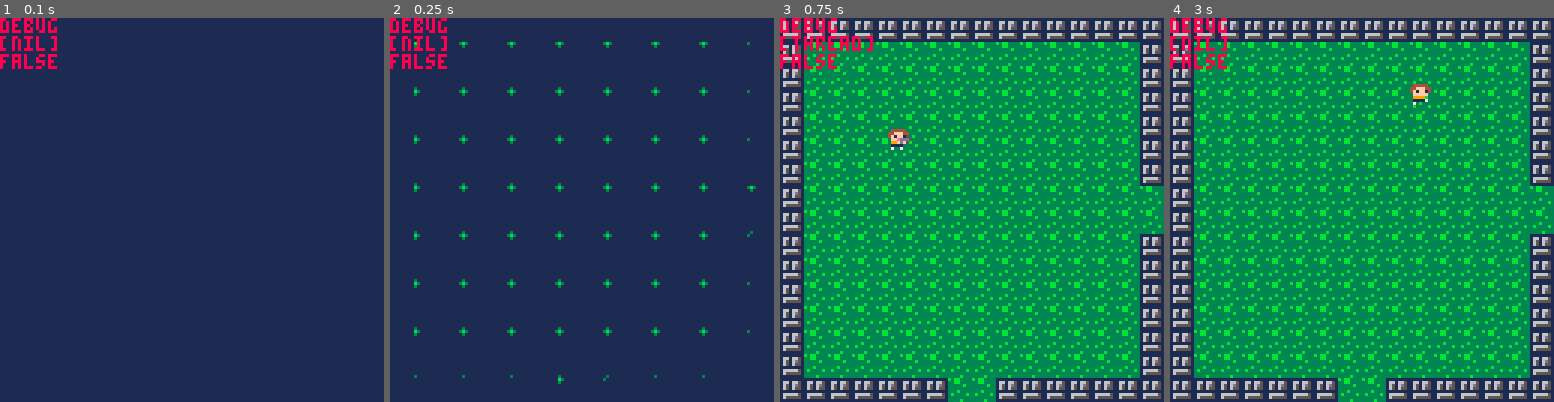
Above: before the commit, frames 1-4 (left to right).
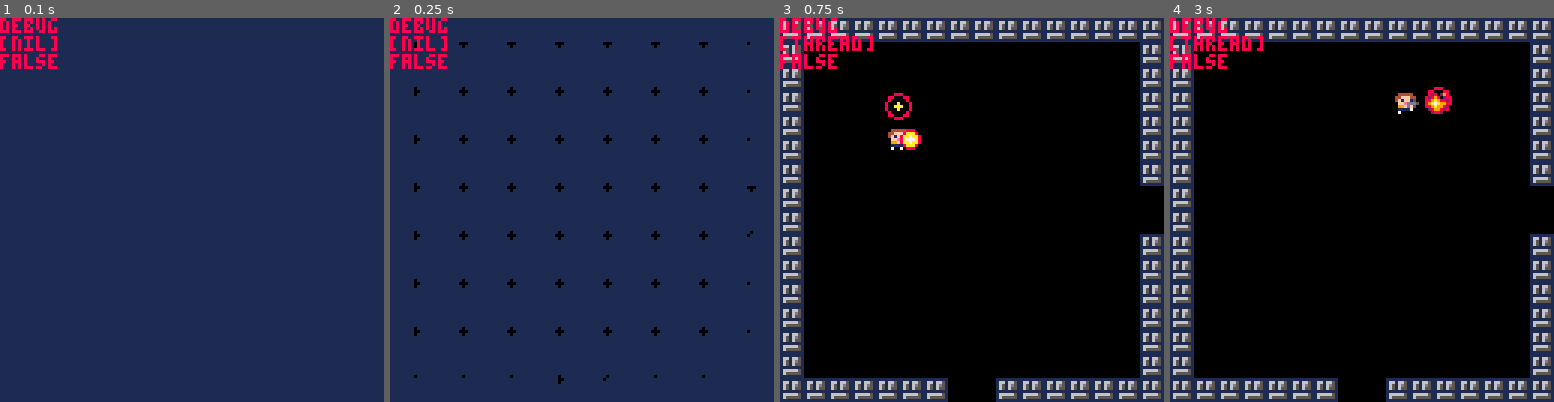
Above: after the commit, the same moments.

Repository: Zerk4112/cutemup
Game: PICO-8 cartridge cutemup.p8
Same seed, same stepped clock (60 frames per second), same inputs: the game is played once before the commit and once after it.
Inputs:
- Up to frame 1 (0.1 s): no input
- Up to frame 2 (0.25 s): no input
- Up to frame 3 (0.75 s): tap X (X key) at 0.33 s; tap O (Z key) at 0.7 s
- Up to frame 4 (3 s): tap X (X key) at 1.07, 1.85, 2.97 s; hold Right 1.6-2.1 s; tap O (Z key) every 0.4 s from 1.7 to 2.9 s; hold Up 2.15-2.42 s; hold Right from 2.47 s (still down)

Frame 1 is identical in both runs. In frame 2, 1.5% of the frame differs, in the area x 6-96%, y 6-96%; in frame 3, 78%; in frame 4, 78%, in the area x 3-100%, y 4-100%.

Commit message:
Finish Shooting Logic Finalize logic surrounding shooting including simple bullet objects List - Modicum of Effort - Renamed sys_ent__coll_check to check_collision - added chx and chy attributes to the player objects, representing the x/y coordinates of each players crosshairs. - Created a coroutine under the player_shoot function to calculate the chx and chy values of the player objects. This coroutine is added to the aroutines table so that it may also draw the crosshair to the screen. - Updated main shooting coroutine to properly delay shot when button is held, play sound effects, and utilize the create_bullet function. - Created the new "create_bullet" function which does what it says. - Implemented a behavior coroutine into the bullet object which checks collision (needs to be updated in next commit) but also checks the original dx/dy values passed in every frame to see if trajectory has changed due collision with the environment. - Moved the ent_drawing_rig function to under the animation and draw helpers tab. - Created a "clean_ent" function which should help with needing full clean up of entities later on. - Implemented a new "shtdelay" attribute to entities for the shooting delay between bullets. - Removed extraneous printh statements Notes

Diff:
--- a/cutemup.p8
+++ b/cutemup.p8
@@ -32,7 +32,7 @@
 	manage_routines()
 	for i, p in pairs(players) do
 		update_coll_box(p)
-		-- sys_ent__coll_check(p)
+		-- check_collision(p)
 	end
 end
 
@@ -65,6 +65,7 @@
 	psstand = {62}
 	for i=0,1 do
 		local p = create_ent(prun, i)
+		p.chx,p.chy=0,0
 		p.coll_box = cmpnt_new_coll_box(2, 2, 4, 4, player_collide)
 		p.logic = create_timer(function()
 			if p.mot.dx<-0.1 or p.mot.dy < -0.1 or p.mot.dx > 0.1 or p.mot.dy > 0.1 then
@@ -73,7 +74,9 @@
 				else
 					p.sprtab = prun
 				end
+				p.moving=true
 			else
+				p.moving=false
 				if p.shooting then
 					p.sprtab = psstand
 				else
@@ -94,17 +97,69 @@
 	-- end
 end
 
+function create_bullet(_x,_y,_s,_a,_id)
+	local id = _id or -2
+	local dx,dy = cos(_a)*_s,sin(_a)*_s
+	local b = create_ent({49,50,51,52}, id, {x=_x,y=_y,w=7,h=7}, {
+		dx=dx, --dx
+		dy=dy, --dy,
+		a=1,
+		mspd=_s,
+		drg=1,
+		ang=_a
+	})
+	b.behavior = create_timer(function()
+		update_coll_box(b)
+		check_collision(b)
+		move_entity(b)
+		if b.mot.dx~=dx or b.mot.dy~=dy then
+			clean_ent(b)
+		end
+		-- yield()
+		-- print(b.mot.dx..","..b.mot.dy, b.pos.x, b.pos.y-6,7)
+		-- print(b.mot.ang, b.pos.x, b.pos.y+6,7)
+
+	end,1,true)
+	add(aroutines,b.behavior)
+	add(entities, b)
+	return b
+end
+
 function player_shoot(p)
-		p.ps = p.sprflip
+	p.ps = p.sprflip
+	local x,y = p.pos.x+3.5,p.pos.y+3.5
+	local a = aget(x,y,x+p.mot.dx,y+p.mot.dy)
+	local ch = create_timer(function()
+		while p.shooting do
+			local ox = 0
+			if (not p.sprflip) ox=7
+			x,y = p.pos.x+3.5,p.pos.y+3.5
+			dx,dy = cos(a)*10, sin(a)*10
+			local nx,ny = x+dx,y+dy
+			p.chx,p.chy = nx,ny
+			circfill(nx,ny,1,10)
+			circ(nx,ny,4,8)
+			yield()
+		end
+	end,1)
 	local r = create_timer(function()
-		local i=0
+		local i=p.shtdelay
 		while btn(4, p.pid) do
 			local ox = 0
 			i+=1
-			if i==10 then
+			if i>=p.shtdelay then
 				i=0
 				if (not p.sprflip) ox=7
-				circfill(p.pos.x+ox, p.pos.y+4,1,8)
+				local px,py = p.pos.x+ox, p.pos.y+4
+				sfx(0)
+				for k=0,2 do
+					circfill(px, py,3,8)
+					circfill(px, py,2,10)
+					circfill(px, py,1,7)
+					yield()
+				end
+				create_bullet(p.chx-3, p.chy-3,1.5,aget(p.pos.x+3.5, p.pos.y+3.5,p.chx,p.chy)+rnd(0.035)-rnd(0.035))
+				yield()
 			end
 			yield()
 		end
@@ -112,6 +167,7 @@
 		p.shooting=false
 	end,1)
 	p.srtn=r
+	add(aroutines, ch)
 	add(aroutines, r)
 end
 
@@ -221,7 +277,7 @@
 	-- end
 	p.behavior=create_timer(function()
 		update_coll_box(p)
-		sys_ent__coll_check(p)
+		check_collision(p)
 		move_entity(p)
 		-- yield()
 		-- print(p.mot.dx..","..p.mot.dy, p.pos.x, p.pos.y-6,7)
@@ -433,6 +489,47 @@
 
 -->8
 -- animation and draw helpers
+function ent_drawing_rig(e)
+	local animi = 1
+	local animpos = true
+	e.prev_tab = e.sprtab
+	local rig = create_timer(function()
+		local gsp = function()
+			local newi = animi
+			local negchk = newi-1<1
+			local poschk = newi+1>#e.sprtab
+			if animpos then
+				if poschk then
+					if e.animwobble then
+						animpos = false
+						if (not negchk) newi-=1
+					else
+						newi=1
+					end
+				else
+					newi += 1
+				end
+
+			else
+				if negchk then
+					animpos=true
+					if (not poschk) newi+=1
+				else
+					newi -=1
+				end
+			end
+			animi=newi
+		end
+		gsp()
+
+		if (e.act) draw_entity(e,animi)
+
+		if (e.prev_tab ~= e.sprtab) animi=1 animpos=true
+
+	end,1,true)
+	return rig
+end
+
 
 function hor_wave_print(_str,_x,_y,_col,_dst, _i,_spd)
 	local dst = _dst or 4
@@ -510,8 +607,18 @@
 
 -->8
 -- entity functions
+function clean_ent(e)
+	del(entities, e)
+	del(routines,e.behavior)
+	del(aroutines,e.behavior)
+	del(routines,e.pathing)
+	del(aroutines,e.pathing)
+	del(aroutines, e.draw_rig)
+end
+
 function create_ent(_sprtab, _pid, _pos, _mot, _coll_box, _pal)
 	local e={
+		shtdelay=10,
 		pid=_pid or 2,
 		sprtab=_sprtab or {240},
 		prev_tab = {}, -- previous animation table, stored to track animation index when it swaps
@@ -529,7 +636,7 @@
 		mot = _mot or {
 			dx=0, --dx
 			dy=0, --dy,
-			a=0.1,
+			a=0.075,
 			mspd=0.7,
 			drg=0.9,
 			ang=0
@@ -544,50 +651,10 @@
 end
 
 
-function ent_drawing_rig(e)
-	local animi = 1
-	local animpos = true
-	e.prev_tab = e.sprtab
-	local rig = create_timer(function()
-		local gsp = function()
-			local newi = animi
-			local negchk = newi-1<1
-			local poschk = newi+1>#e.sprtab
-			if animpos then
-				if poschk then
-					if e.animwobble then
-						animpos = false
-						if (not negchk) newi-=1
-					else
-						newi=1
-					end
-				else
-					newi += 1
-				end
-
-			else
-				if negchk then
-					animpos=true
-					if (not poschk) newi+=1
-				else
-					newi -=1
-				end
-			end
-			animi=newi
-		end
-		gsp()
-
-		if (e.act) draw_entity(e,animi)
-
-		if (e.prev_tab ~= e.sprtab) animi=1 animpos=true
-
-	end,1,true)
-	return rig
-end
 
 function draw_entity(e,i)
 	local ds = function()
-		printh('draw print index: '..i)
+		-- printh('draw print index: '..i)
 		spr(e.sprtab[i],e.pos.x, e.pos.y,1,1, e.sprflip)
 		e.prev_tab = e.sprtab
 	end
@@ -602,7 +669,7 @@
 		for d=0, e.animdelay do
 			ds()
 			yield()
-			if (e.sprtab ~= e.prev_tab) i=1 printh('sprtab~=prev_tab')
+			if (e.sprtab ~= e.prev_tab) i=1 --printh('sprtab~=prev_tab')
 			ds()
 		end
 	else
@@ -881,7 +948,7 @@
 	return touching
 end
 
-function sys_ent__coll_check(e)
+function check_collision(e)
 	-- this function specifically checks the collision between existing entities in the world
 
     collide = false
@@ -943,7 +1010,6 @@
 
 	--if all of those locations are
 	--not solid, the object can
-	--move into that spot.
 	return not (top_left_solid or
 			btm_left_solid or
 			top_right_solid or
@@ -1067,14 +1133,14 @@
 00111100001111000099990000111170071111000099990009999ff009999ff009999ff0000000000009999f0001111f009999f0009f99000f99990000999900
 0011110007007000001111700700000000000070071111000111170071111000711110000000000000f1111000000077001111f0001111000f1111000f1111f0
 07700770000000000070000000000000000000000000070007000000000007000000700000000000000070070000000007007000070007000070700000700700
-00000000000000000000000000000000000000000000000000000000000000000f4444f04f4444f0000000000000000000000000000000000000000000000000
-04444400044444000000000000444440000000000444440000000000044444004f4ff4f04f4ff4f0000000000000000000000000000000000000000000000000
-44fff44044fff44000000000044fff440000000044fff4400000000044fff440491ff190091ff190000000000000000000000000000000000000000000000000
-4f1ff1404f1ff1200000000004f1ff14200000004f1ff120000000004f1ff14009feef9009feef90000000000000000000000000000000000000000000000000
-0ffeef700ffee2277700000000ffeef2277777700ffee227777000000ffeef700099990000999900000000000000000000000000000000000000000000000000
-0999996709999926667000000099999f266666670999992666670000099999670011110000111100000000000000000000000000000000000000000000000000
-01111170011112277700000000111112277777700111122777700000011111700011110000111100000000000000000000000000000000000000000000000000
-07007000070007200000000007000007200000000700072000000000070070000077077000770770000000000000000000000000000000000000000000000000
+00000000000000000000000000000000000000000000000000000000000000000f4444f04f4444f0008888000000000000000000000000000000000000000000
+04444400044444000000000000444440000000000444440000000000044444004f4ff4f04f4ff4f008aaaa800000000000000000000000000000000000000000
+44fff44044fff44000000000044fff440000000044fff4400000000044fff440491ff190091ff1908aa77aa80000000000000000000000000000000000000000
+4f1ff1404f1ff1200000000004f1ff14200000004f1ff120000000004f1ff14009feef9009feef908a7777a80000000000000000000000000000000000000000
+0ffeef700ffee2277700000000ffeef2277777700ffee227777000000ffeef7000999900009999008a7777a80000000000000000000000000000000000000000
+0999996709999926667000000099999f2666666709999926666700000999996700111100001111008aa77aa80000000000000000000000000000000000000000
+0111117001111227770000000011111227777770011112277770000001111170001111000011110008aaaa800000000000000000000000000000000000000000
+07007000070007200000000007000007200000000700072000000000070070000077077000770770008888000000000000000000000000000000000000000000
 80000002088282000000008000222000002882000cc1c100000000c000111000001cc10000000000000000000444440004444400000000000000000000000000
 0800002089289820002802980289820002899820cc1ccc10001c01cc01ccc10001cccc10000000000444440044fff44044fff440044444000444440000000000
 008002000208998202898028289a98202899a982010cccc101ccc01c1cc7cc101ccc7cc10000000044fff4404f1ff1504f1ff15044fff44044fff44000000000
@@ -1120,21 +1186,21 @@
 0000000000000000000000000000000100000000000000000000000000000001000001000000000000000101010101010000000001010100000000000000000000000000000000000000000000000000000000000000000000000000000000000000000000000000000000000000000000000000000000000000000000000000
 __map__
 6f6f6f6f6f6f6f6f6f6f6f6f6f6f6f6f6f6f6f6f6f6f6f6f6f6f6f6f6f6f6f6f000000000000000000000000000000000000000000000000000000000000000000000000000000000000000000000000000000000000000000000000000000000000000000000000000000000000000000000000000000000000000000000000
-6f4d4d4d4d4d4d4d4d4d4d4d4d4d4d6f6f4d4d4d4d4d4d4d4d4d4d4d4d4d4d6f000000000000000000000000000000000000000000000000000000000000000000000000000000000000000000000000000000000000000000000000000000000000000000000000000000000000000000000000000000000000000000000000
-6f4d4d4d4d4d4d4d4d4d4d4d4d4d4d6f6f4d4d4d4d4d4d4d4d4d4d4d4d4d4d6f000000000000000000000000000000000000000000000000000000000000000000000000000000000000000000000000000000000000000000000000000000000000000000000000000000000000000000000000000000000000000000000000
-6f4d4d4d4d4d4d4d4d4d4d4d4d4d4d6f6f4d4d4d4d4d4d4d4d4d4d4d4d4d4d6f000000000000000000000000000000000000000000000000000000000000000000000000000000000000000000000000000000000000000000000000000000000000000000000000000000000000000000000000000000000000000000000000
-6f4d4d4d4d4d4d4d4d4d4d4d4d4d4d6f6f4d4d4d4d4d4d4d4d4d4d4d4d4d4d6f000000000000000000000000000000000000000000000000000000000000000000000000000000000000000000000000000000000000000000000000000000000000000000000000000000000000000000000000000000000000000000000000
-6f4d4d4d4d4d4d4d4d4d4d4d4d4d4d6f6f4d4d4d4d4d4d4d4d4d4d4d4d4d4d6f000000000000000000000000000000000000000000000000000000000000000000000000000000000000000000000000000000000000000000000000000000000000000000000000000000000000000000000000000000000000000000000000
-6f4d4d4d4d4d4d4d4d4d4d4d4d4d4d6f6f4d4d4d4d4d4d4d4d4d4d4d4d4d4d6f000000000000000000000000000000000000000000000000000000000000000000000000000000000000000000000000000000000000000000000000000000000000000000000000000000000000000000000000000000000000000000000000
-6f4d4d4d4d4d4d4d4d4d4d4d4d4d4d4d4d4d4d4d4d4d4d4d4d4d4d4d4d4d4d6f000000000000000000000000000000000000000000000000000000000000000000000000000000000000000000000000000000000000000000000000000000000000000000000000000000000000000000000000000000000000000000000000
-6f4d4d4d4d4d4d4d4d4d4d4d4d4d4d4d4d4d4d4d4d4d4d4d4d4d4d4d4d4d4d6f000000000000000000000000000000000000000000000000000000000000000000000000000000000000000000000000000000000000000000000000000000000000000000000000000000000000000000000000000000000000000000000000
-6f4d4d4d4d4d4d4d4d4d4d4d4d4d4d6f6f4d4d4d4d4d4d4d4d4d4d4d4d4d4d6f000000000000000000000000000000000000000000000000000000000000000000000000000000000000000000000000000000000000000000000000000000000000000000000000000000000000000000000000000000000000000000000000
-6f4d4d4d4d4d4d4d4d4d4d4d4d4d4d6f6f4d4d4d4d4d4d4d4d4d4d4d4d4d4d6f000000000000000000000000000000000000000000000000000000000000000000000000000000000000000000000000000000000000000000000000000000000000000000000000000000000000000000000000000000000000000000000000
-6f4d4d4d4d4d4d4d4d4d4d4d4d4d4d6f6f4d4d4d4d4d4d4d4d4d4d4d4d4d4d6f000000000000000000000000000000000000000000000000000000000000000000000000000000000000000000000000000000000000000000000000000000000000000000000000000000000000000000000000000000000000000000000000
-6f4d4d4d4d4d4d4d4d4d4d4d4d4d4d6f6f4d4d4d4d4d4d4d4d4d4d4d4d4d4d6f000000000000000000000000000000000000000000000000000000000000000000000000000000000000000000000000000000000000000000000000000000000000000000000000000000000000000000000000000000000000000000000000
-6f4d4d4d4d4d4d4d4d4d4d4d4d4d4d6f6f4d4d4d4d4d4d4d4d4d4d4d4d4d4d6f000000000000000000000000000000000000000000000000000000000000000000000000000000000000000000000000000000000000000000000000000000000000000000000000000000000000000000000000000000000000000000000000
-6f4d4d4d4d4d4d4d4d4d4d4d4d4d4d6f6f4d4d4d4d4d4d4d4d4d4d4d4d4d4d6f000000000000000000000000000000000000000000000000000000000000000000000000000000000000000000000000000000000000000000000000000000000000000000000000000000000000000000000000000000000000000000000000
-6f6f6f6f6f6f6f4d4d6f6f6f6f6f6f6f6f6f6f6f6f6f6f4d4d6f6f6f6f6f6f6f000000000000000000000000000000000000000000000000000000000000000000000000000000000000000000000000000000000000000000000000000000000000000000000000000000000000000000000000000000000000000000000000
+6f00000000000000000000000000006f6f4d4d4d4d4d4d4d4d4d4d4d4d4d4d6f000000000000000000000000000000000000000000000000000000000000000000000000000000000000000000000000000000000000000000000000000000000000000000000000000000000000000000000000000000000000000000000000
+6f00000000000000000000000000006f6f4d4d4d4d4d4d4d4d4d4d4d4d4d4d6f000000000000000000000000000000000000000000000000000000000000000000000000000000000000000000000000000000000000000000000000000000000000000000000000000000000000000000000000000000000000000000000000
+6f00000000000000000000000000006f6f4d4d4d4d4d4d4d4d4d4d4d4d4d4d6f000000000000000000000000000000000000000000000000000000000000000000000000000000000000000000000000000000000000000000000000000000000000000000000000000000000000000000000000000000000000000000000000
+6f00000000000000000000000000006f6f4d4d4d4d4d4d4d4d4d4d4d4d4d4d6f000000000000000000000000000000000000000000000000000000000000000000000000000000000000000000000000000000000000000000000000000000000000000000000000000000000000000000000000000000000000000000000000
+6f00000000000000000000000000006f6f4d4d4d4d4d4d4d4d4d4d4d4d4d4d6f000000000000000000000000000000000000000000000000000000000000000000000000000000000000000000000000000000000000000000000000000000000000000000000000000000000000000000000000000000000000000000000000
+6f00000000000000000000000000006f6f4d4d4d4d4d4d4d4d4d4d4d4d4d4d6f000000000000000000000000000000000000000000000000000000000000000000000000000000000000000000000000000000000000000000000000000000000000000000000000000000000000000000000000000000000000000000000000
+6f0000000000000000000000000000004d4d4d4d4d4d4d4d4d4d4d4d4d4d4d6f000000000000000000000000000000000000000000000000000000000000000000000000000000000000000000000000000000000000000000000000000000000000000000000000000000000000000000000000000000000000000000000000
+6f0000000000000000000000000000004d4d4d4d4d4d4d4d4d4d4d4d4d4d4d6f000000000000000000000000000000000000000000000000000000000000000000000000000000000000000000000000000000000000000000000000000000000000000000000000000000000000000000000000000000000000000000000000
+6f00000000000000000000000000006f6f4d4d4d4d4d4d4d4d4d4d4d4d4d4d6f000000000000000000000000000000000000000000000000000000000000000000000000000000000000000000000000000000000000000000000000000000000000000000000000000000000000000000000000000000000000000000000000
+6f00000000000000000000000000006f6f4d4d4d4d4d4d4d4d4d4d4d4d4d4d6f000000000000000000000000000000000000000000000000000000000000000000000000000000000000000000000000000000000000000000000000000000000000000000000000000000000000000000000000000000000000000000000000
+6f00000000000000000000000000006f6f4d4d4d4d4d4d4d4d4d4d4d4d4d4d6f000000000000000000000000000000000000000000000000000000000000000000000000000000000000000000000000000000000000000000000000000000000000000000000000000000000000000000000000000000000000000000000000
+6f00000000000000000000000000006f6f4d4d4d4d4d4d4d4d4d4d4d4d4d4d6f000000000000000000000000000000000000000000000000000000000000000000000000000000000000000000000000000000000000000000000000000000000000000000000000000000000000000000000000000000000000000000000000
+6f00000000000000000000000000006f6f4d4d4d4d4d4d4d4d4d4d4d4d4d4d6f000000000000000000000000000000000000000000000000000000000000000000000000000000000000000000000000000000000000000000000000000000000000000000000000000000000000000000000000000000000000000000000000
+6f00000000000000000000000000006f6f4d4d4d4d4d4d4d4d4d4d4d4d4d4d6f000000000000000000000000000000000000000000000000000000000000000000000000000000000000000000000000000000000000000000000000000000000000000000000000000000000000000000000000000000000000000000000000
+6f6f6f6f6f6f6f00006f6f6f6f6f6f6f6f6f6f6f6f6f6f4d4d6f6f6f6f6f6f6f000000000000000000000000000000000000000000000000000000000000000000000000000000000000000000000000000000000000000000000000000000000000000000000000000000000000000000000000000000000000000000000000
 6f6f6f6f6f6f6f4d4d6f6f6f6f6f6f6f6f6f6f6f6f6f6f4c4c6f6f6f6f6f6f6f000000000000000000000000000000000000000000000000000000000000000000000000000000000000000000000000000000000000000000000000000000000000000000000000000000000000000000000000000000000000000000000000
 6f4d4d4d4d4d4d4d4d4d4d4d4d4d4d6f6f4c4c4c4c4c4c4c4c4c4c4c4c4c4c6f000000000000000000000000000000000000000000000000000000000000000000000000000000000000000000000000000000000000000000000000000000000000000000000000000000000000000000000000000000000000000000000000
 6f4d4d4d4d4d4d4d4d4d4d4d4d4d4d6f6f4c4c4c4c4c4c4c4c4c4c4c4c4c4c6f000000000000000000000000000000000000000000000000000000000000000000000000000000000000000000000000000000000000000000000000000000000000000000000000000000000000000000000000000000000000000000000000
Not shown, changed: the sound effects (__sfx__) section of cutemup.p8
